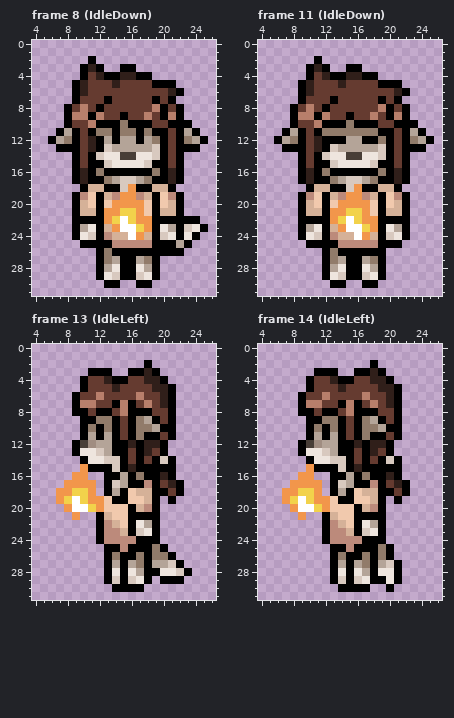
Two states of a pixel-art file, art/OV/Mira/Miraov.aseprite. The first picture shows the starting point.
32x32 pixels, 83 frames. Colours within 5 levels of each other are drawn and written as one. Shown: frame 8 (IdleDown): x 4..26, y 0..31; frame 11 (IdleDown): x 4..26, y 0..31; frame 13 (IdleLeft): x 4..26, y 0..31; frame 14 (IdleLeft): x 4..26, y 0..31. The commit also changed other frames, which this record leaves out.
After:
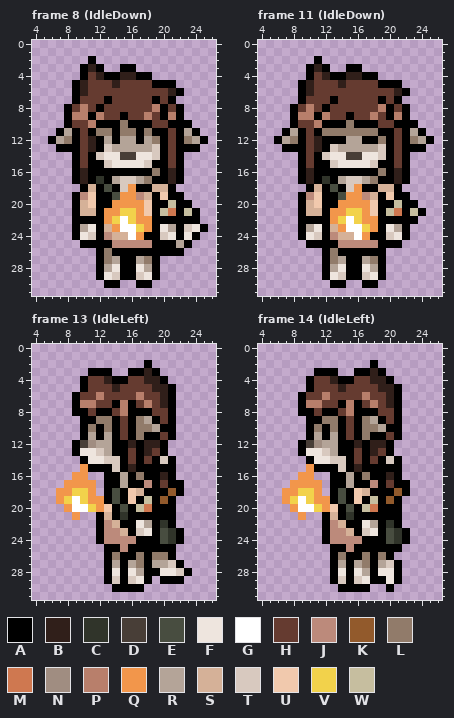
Palette (. is transparent): A #000000  B #301f1a  C #30342a  D #483e37  E #484d40  F #eee5de  G #ffffff  H #653b30  J #bc8a7b  K #925a2c  L #917b6a  M #cf7850  N #a08d81  P #b87f6b  Q #f2964b  R #b4a498  S #d5b198  T #d8c9bf  U #f1c9ad  V #f2d24b  W #c6be9f
The exact change:
layer "Bag" now shown
layer "Bandage" now shown
layer "Axe" now shown
Frame 8 (IdleDown), layers "Bandage", "Bag":
y 16: x 12 L -> A
y 17: x 12..13 AL -> CA
y 18: x 12..13 SA -> AE
y 19: x 13..14 SJ -> AE; x 21 J -> A
y 20: x 13 U -> A; x 20..21 US -> AW; x 23 . -> A
y 21: x 20..21 SS -> WM; x 23..24 .. -> WA
y 24: x 18 S -> A
Frame 11 (IdleDown), layers "Bandage", "Bag":
y 16: x 12 L -> A
y 17: x 12..13 AL -> CA
y 18: x 12..13 SA -> AE
y 19: x 13..14 SJ -> AE; x 21 J -> A
y 20: x 13 U -> A; x 20..21 US -> AW; x 23 . -> A
y 21: x 20..21 SS -> WM; x 23..24 .. -> WA
y 22: x 23 . -> A
y 24: x 18 S -> A
Frame 13 (IdleLeft), layers "Axe", "Bandage", "Bag":
y 17: x 14 T -> A; x 21 B -> A
y 18: x 14 R -> E; x 18 S -> A; x 21 H -> K
y 19: x 13..14 UA -> AE; x 17..18 US -> AW; x 20 . -> K
y 20: x 14..15 UU -> AE; x 17..18 SJ -> WM; x 20..21 .. -> AA
y 21: x 14..15 UU -> AC; x 20..21 .. -> AA
y 22: x 15 U -> A; x 20..21 .. -> CA
y 23..24: x 20..22 ... -> ECA
y 25: x 19 L -> A; x 21 . -> A
Frame 14 (IdleLeft), layers "Axe", "Bandage", "Bag": the same change as frame 13 (IdleLeft)
